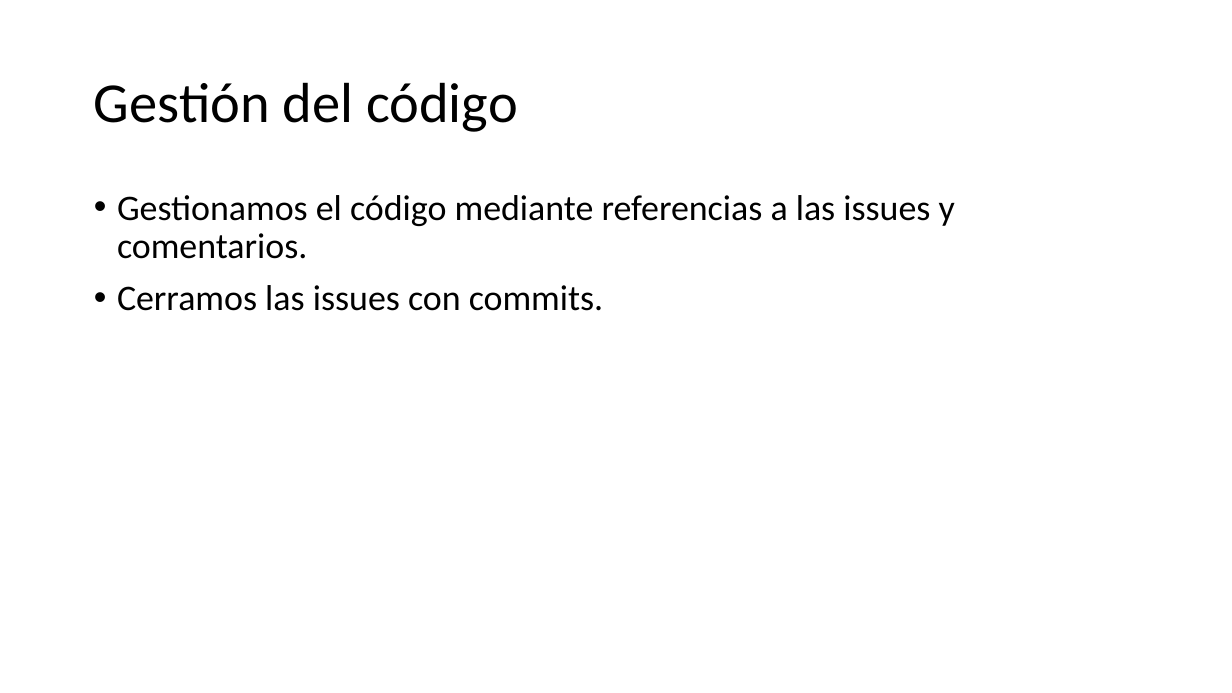
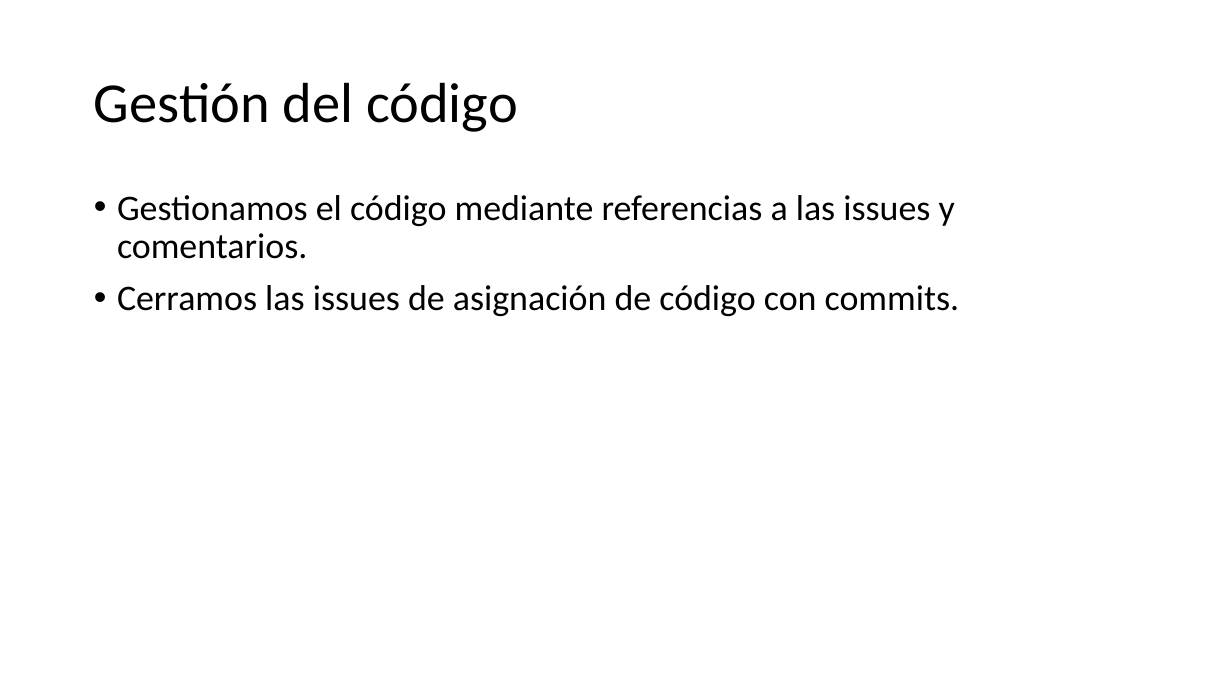
Before and after one commit to jimdrix93/RecuentoVotos-EGC-G1, a slide deck: slide 5 of Recuento Agora Us.pptx. Drawn at 1232x693 pixels with LibreOffice and Linux fonts; fonts in the diff are those of the drawing. Boxes give left, top, right and bottom in pixels: in the first picture for what was removed or moved away, otherwise in the second. Text is boxed around its words. In the diff, an @@ line names an element or a change of style, - is before the commit and + after.

```diff
--- a/Recuento Agora Us.pptx
+++ b/Recuento Agora Us.pptx
@@ text at (117, 285, 959, 316): text changed @@
-• Cerramos las issues con commits.
+• Cerramos las issues de asignación de código con commits.
```
Also in this commit, not shown: 3 other slides changed, 1 slide added.
